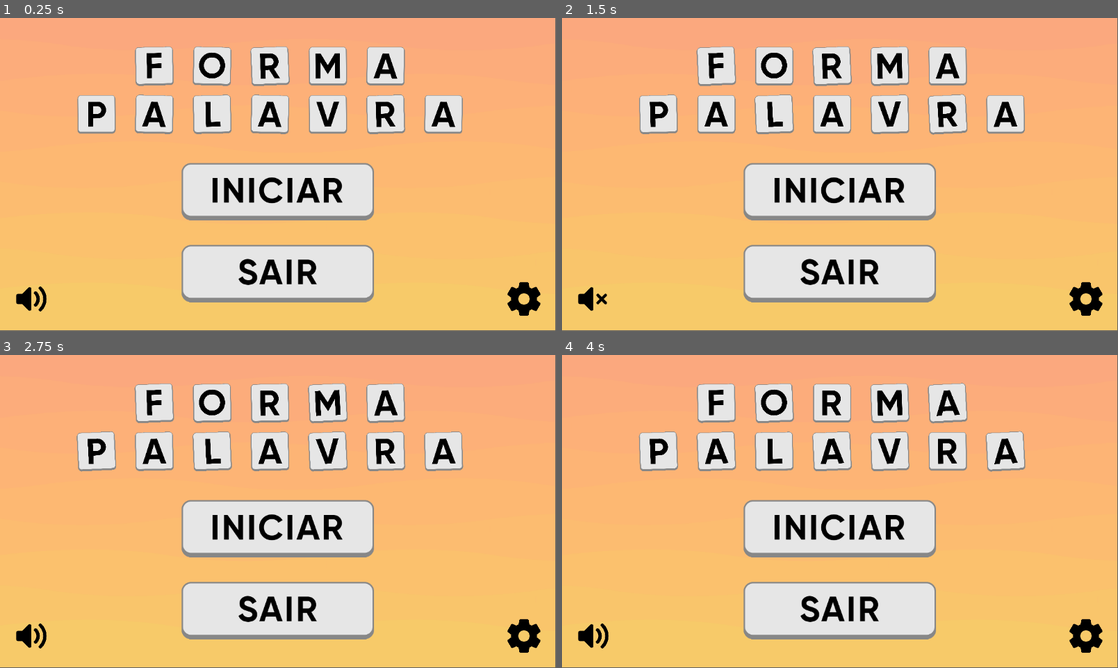
Above: before the commit, frames 1-4 (two rows, left to right).
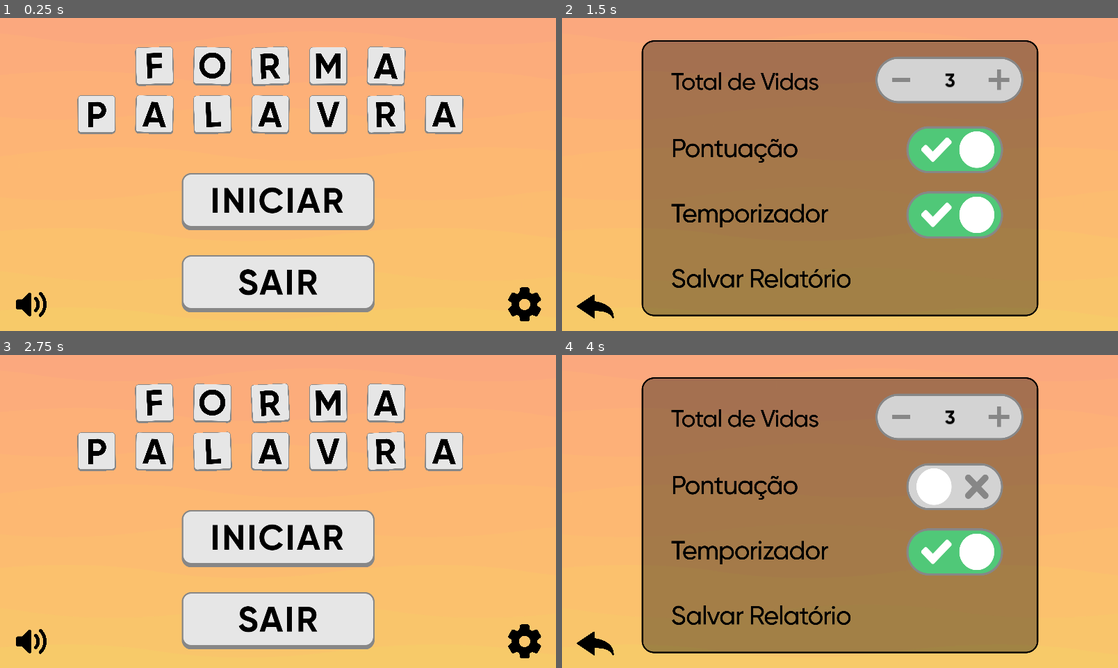
Above: after the commit, the same moments.

Repository: pinhorenan/letramania
Game: Godot game, scene res://scenes/menu.tscn
Same seed, same stepped clock (60 frames per second), same inputs: the game is played once before the commit and once after it.
Inputs (mouse positions are in pixels of both pictures, inside the frame that each line leads up to; where the layout moved, square brackets give the same spot in the first picture):
- Up to frame 1 (0.25 s): no input
- Up to frame 2 (1.5 s): click (595, 302) [595, 299] at 0.5 s; click (1084, 299) at 1.27 s
- Up to frame 3 (2.75 s): click (33, 642) at 2.02 s
- Up to frame 4 (4 s): click (1084, 639) at 2.77 s; click (979, 486) at 3.52 s
In our replay, the window is 799x449 before the commit and 800x450 after it. These sizes can differ from the game's own. Grey fills any space a smaller window leaves; there, only what the larger window draws over its background counts as a difference.

The runs differ from the first frame. In frame 1, 9.9% of the frame differs, in the area x 2-100%, y 0-97%; in frame 2, 63%, in the area x 2-100%, y 0-96%; in frame 3, 10%; in frame 4, 63%.

Commit message:
Menu 0.9.9v e Configurações 0.8.22v Ajustes da tela de menu: Agora o botao de engrenagem leva a cena de configurações. Ajustes da tela de configurações: implementados os botões de ajuste de quantidade de vidas, ativação/deativação do temporizador e da pontuação e salvamento de todas essas configurações de forma local para melhor QoL do usuário. Ajustes gerais: ajustado a interface para suportar tela cheia e janela igualmente, mudança da musica para uma versão 8bits de Fly Away do thefatrat, achei do balacobaco mas está sujeito a mudanças ainda.

Diff:
--- a/project.godot
+++ b/project.godot
@@ -13,15 +13,21 @@
 config/name="Forma Palavra"
 run/main_scene="res://scenes/menu.tscn"
 config/features=PackedStringArray("4.3", "Mobile")
-config/icon="res://Menu/letras/p.png"
+config/icon="res://recursos/letras/p.png"
 
 [audio]
 
-buses/default_bus_layout="res://scripts/default_bus_layout.tres"
+buses/default_bus_layout="res://scripts/global/default_bus_layout.tres"
 
-[global_group]
+[autoload]
 
-BotoesConfig="Botoes de configuração"
+Musica="*res://scenes/Musica.tscn"
+Configuracoes="*res://scripts/global/configsGlobal.gd"
+
+[display]
+
+window/stretch/mode="canvas_items"
+window/stretch/aspect="expand"
 
 [input]
 
--- /dev/null
+++ b/scenes/Musica.tscn
@@ -0,0 +1,9 @@
+[gd_scene load_steps=2 format=3 uid="uid://b20qatuoi127n"]
+
+[ext_resource type="AudioStream" uid="uid://7yca6go0vkgy" path="res://recursos/musicas e fontes/FlyAway8bits.mp3" id="1_awwh5"]
+
+[node name="Musica" type="AudioStreamPlayer"]
+stream = ExtResource("1_awwh5")
+volume_db = -10.0
+autoplay = true
+bus = &"Musica"
--- /dev/null
+++ b/scenes/config.tscn
@@ -0,0 +1,120 @@
+[gd_scene load_steps=9 format=3 uid="uid://klts52bc3exe"]
+
+[ext_resource type="Texture2D" uid="uid://bm2k102hr7l15" path="res://background.png" id="1_j6arj"]
+[ext_resource type="Script" path="res://scripts/configs/botoesConfig.gd" id="1_w7iws"]
+[ext_resource type="Texture2D" uid="uid://c8pjofh8erje7" path="res://recursos/config/Tela_Config.png" id="2_3f8tf"]
+[ext_resource type="Texture2D" uid="uid://dpduir8dbxkk7" path="res://recursos/config/Voltar.png" id="3_sccdn"]
+[ext_resource type="Texture2D" uid="uid://dap2csy3ys3yk" path="res://recursos/config/BotaoOff.png" id="5_ayfbt"]
+[ext_resource type="Texture2D" uid="uid://rfeqigdscj1d" path="res://recursos/config/BotaoOn.png" id="6_jrev4"]
+[ext_resource type="Script" path="res://scripts/configs/controleVida.gd" id="7_me3g6"]
+[ext_resource type="Texture2D" uid="uid://cp1vqk14mrjlb" path="res://recursos/config/BotaoQuantidade.png" id="8_evu5t"]
+
+[node name="Control" type="Control"]
+layout_mode = 3
+anchors_preset = 15
+anchor_right = 1.0
+anchor_bottom = 1.0
+grow_horizontal = 2
+grow_vertical = 2
+script = ExtResource("1_w7iws")
+
+[node name="Background" type="TextureRect" parent="."]
+layout_mode = 0
+offset_left = -68.0
+offset_top = -21.0
+offset_right = 1233.0
+offset_bottom = 711.0
+texture = ExtResource("1_j6arj")
+expand_mode = 1
+
+[node name="FundoTexto" type="Sprite2D" parent="."]
+position = Vector2(576, 332)
+scale = Vector2(0.451765, 0.45)
+texture = ExtResource("2_3f8tf")
+
+[node name="Voltar" type="Button" parent="."]
+clip_contents = true
+custom_minimum_size = Vector2(100, 100)
+layout_mode = 0
+offset_left = 30.0
+offset_top = 558.0
+offset_right = 550.0
+offset_bottom = 1078.0
+scale = Vector2(0.15, 0.15)
+focus_mode = 0
+action_mode = 0
+icon = ExtResource("3_sccdn")
+flat = true
+icon_alignment = 1
+
+[node name="Pontuação" type="TextureButton" parent="."]
+custom_minimum_size = Vector2(290, 90)
+layout_mode = 0
+offset_left = 700.0
+offset_top = 223.0
+offset_right = 990.0
+offset_bottom = 313.0
+scale = Vector2(1.1, 1.1)
+toggle_mode = true
+button_pressed = true
+texture_normal = ExtResource("5_ayfbt")
+texture_pressed = ExtResource("6_jrev4")
+ignore_texture_size = true
+stretch_mode = 0
+
+[node name="Temporizador" type="TextureButton" parent="."]
+custom_minimum_size = Vector2(290, 90)
+layout_mode = 0
+offset_left = 700.0
+offset_top = 358.0
+offset_right = 990.0
+offset_bottom = 448.0
+scale = Vector2(1.1, 1.1)
+toggle_mode = true
+button_pressed = true
+texture_normal = ExtResource("5_ayfbt")
+texture_pressed = ExtResource("6_jrev4")
+ignore_texture_size = true
+stretch_mode = 0
+
+[node name="ControleVidas" type="Control" parent="."]
+anchors_preset = 0
+offset_right = 40.0
+offset_bottom = 40.0
+script = ExtResource("7_me3g6")
+
+[node name="BotaoVidas" type="Sprite2D" parent="ControleVidas"]
+position = Vector2(800, 128)
+scale = Vector2(0.5, 0.5)
+texture = ExtResource("8_evu5t")
+
+[node name="AumentarVidas" type="Button" parent="ControleVidas"]
+layout_mode = 0
+offset_left = 852.0
+offset_top = 82.0
+offset_right = 951.0
+offset_bottom = 175.0
+flat = true
+
+[node name="DiminuirVidas" type="Button" parent="ControleVidas"]
+layout_mode = 0
+offset_left = 654.0
+offset_top = 82.0
+offset_right = 753.0
+offset_bottom = 174.0
+flat = true
+
+[node name="Vidas" type="Label" parent="ControleVidas"]
+layout_mode = 0
+offset_left = 765.0
+offset_top = 112.0
+offset_right = 844.0
+offset_bottom = 154.0
+horizontal_alignment = 1
+vertical_alignment = 1
+autowrap_mode = 2
+ellipsis_char = ""
+
+[connection signal="pressed" from="Voltar" to="." method="_on_voltar_pressed"]
+[connection signal="pressed" from="Pontuação" to="ControleVidas" method="_on_pontuação_pressed"]
+[connection signal="toggled" from="Temporizador" to="." method="_on_temporizador_toggled"]
--- a/scenes/menu.tscn
+++ b/scenes/menu.tscn
@@ -1,27 +1,25 @@
-[gd_scene load_steps=23 format=3 uid="uid://b4pw1nhcnhfnr"]
+[gd_scene load_steps=21 format=3 uid="uid://b4pw1nhcnhfnr"]
 
 [ext_resource type="Texture2D" uid="uid://bm2k102hr7l15" path="res://background.png" id="1_04q62"]
-[ext_resource type="AudioStream" uid="uid://l6w5t5jvfilm" path="res://Musica.mp3" id="2_hcp4p"]
-[ext_resource type="Texture2D" uid="uid://43koqftg6bdf" path="res://Menu/Botões/IniciarBase.png" id="3_w46fu"]
-[ext_resource type="Texture2D" uid="uid://osti8074u6kb" path="res://Menu/Botões/IniciarPressed.png" id="4_hsc1j"]
-[ext_resource type="Texture2D" uid="uid://r814d3g8xu4d" path="res://Menu/Botões/IniciarHighlight.png" id="5_hm2o2"]
-[ext_resource type="Texture2D" uid="uid://bbie1elr8c2lx" path="res://Menu/Botões/SairBase.png" id="6_phrpi"]
-[ext_resource type="Texture2D" uid="uid://cikvdk570qy0t" path="res://Menu/Botões/SairPressed.png" id="7_epbvh"]
-[ext_resource type="Texture2D" uid="uid://b2716ysh5gmot" path="res://Menu/Botões/SairHighlight.png" id="8_6l7ad"]
-[ext_resource type="Script" path="res://scripts/sair.gd" id="9_ibr7c"]
-[ext_resource type="Texture2D" uid="uid://dtusgt8y1h4fi" path="res://Menu/Botões/VolumeLigado.png" id="10_w364o"]
-[ext_resource type="Texture2D" uid="uid://dyc66xpyc3fm0" path="res://Menu/Botões/VolumeDesligado.png" id="11_njevh"]
-[ext_resource type="Script" path="res://scripts/Musica_on_off.gd" id="12_12rrd"]
-[ext_resource type="Texture2D" uid="uid://nqbcjwwt8lf6" path="res://Menu/Botões/Configuração.png" id="13_m2x8x"]
-[ext_resource type="Texture2D" uid="uid://c81ntatbx84im" path="res://Menu/letras/f.png" id="14_t4tlp"]
-[ext_resource type="Script" path="res://scripts/girando.gd" id="15_0vx88"]
-[ext_resource type="Texture2D" uid="uid://bvrcbvavjobie" path="res://Menu/letras/o.png" id="16_str0a"]
-[ext_resource type="Texture2D" uid="uid://dadwlsm5lbuyn" path="res://Menu/letras/r.png" id="17_p1gw0"]
-[ext_resource type="Texture2D" uid="uid://cxn7bo4qgwsn4" path="res://Menu/letras/m.png" id="18_d7kp2"]
-[ext_resource type="Texture2D" uid="uid://c5qjutpc0vobl" path="res://Menu/letras/a.png" id="19_gpfhg"]
-[ext_resource type="Texture2D" uid="uid://cym5f2qsfpxig" path="res://Menu/letras/p.png" id="20_213ko"]
-[ext_resource type="Texture2D" uid="uid://b2wmbjvsu72xr" path="res://Menu/letras/l.png" id="21_xdyxl"]
-[ext_resource type="Texture2D" uid="uid://bkduj3o8acbx5" path="res://Menu/letras/v.png" id="22_xuaro"]
+[ext_resource type="Script" path="res://scripts/menu/botoesMenu.gd" id="1_qvqax"]
+[ext_resource type="Texture2D" uid="uid://43koqftg6bdf" path="res://recursos/menu/Botões/IniciarBase.png" id="3_w46fu"]
+[ext_resource type="Texture2D" uid="uid://osti8074u6kb" path="res://recursos/menu/Botões/IniciarPressed.png" id="4_hsc1j"]
+[ext_resource type="Texture2D" uid="uid://r814d3g8xu4d" path="res://recursos/menu/Botões/IniciarHighlight.png" id="5_hm2o2"]
+[ext_resource type="Texture2D" uid="uid://bbie1elr8c2lx" path="res://recursos/menu/Botões/SairBase.png" id="6_phrpi"]
+[ext_resource type="Texture2D" uid="uid://cikvdk570qy0t" path="res://recursos/menu/Botões/SairPressed.png" id="7_epbvh"]
+[ext_resource type="Texture2D" uid="uid://b2716ysh5gmot" path="res://recursos/menu/Botões/SairHighlight.png" id="8_6l7ad"]
+[ext_resource type="Texture2D" uid="uid://dtusgt8y1h4fi" path="res://recursos/menu/Botões/VolumeLigado.png" id="10_w364o"]
+[ext_resource type="Texture2D" uid="uid://dyc66xpyc3fm0" path="res://recursos/menu/Botões/VolumeDesligado.png" id="11_njevh"]
+[ext_resource type="Texture2D" uid="uid://nqbcjwwt8lf6" path="res://recursos/menu/Botões/Configuração.png" id="13_m2x8x"]
+[ext_resource type="Texture2D" uid="uid://c81ntatbx84im" path="res://recursos/letras/f.png" id="14_t4tlp"]
+[ext_resource type="Script" path="res://scripts/menu/girando.gd" id="15_0vx88"]
+[ext_resource type="Texture2D" uid="uid://bvrcbvavjobie" path="res://recursos/letras/o.png" id="16_str0a"]
+[ext_resource type="Texture2D" uid="uid://dadwlsm5lbuyn" path="res://recursos/letras/r.png" id="17_p1gw0"]
+[ext_resource type="Texture2D" uid="uid://cxn7bo4qgwsn4" path="res://recursos/letras/m.png" id="18_d7kp2"]
+[ext_resource type="Texture2D" uid="uid://c5qjutpc0vobl" path="res://recursos/letras/a.png" id="19_gpfhg"]
+[ext_resource type="Texture2D" uid="uid://cym5f2qsfpxig" path="res://recursos/letras/p.png" id="20_213ko"]
+[ext_resource type="Texture2D" uid="uid://b2wmbjvsu72xr" path="res://recursos/letras/l.png" id="21_xdyxl"]
+[ext_resource type="Texture2D" uid="uid://bkduj3o8acbx5" path="res://recursos/letras/v.png" id="22_xuaro"]
 
 [node name="Control" type="Control"]
 layout_mode = 3
@@ -30,19 +28,16 @@
 anchor_bottom = 1.0
 grow_horizontal = 2
 grow_vertical = 2
+script = ExtResource("1_qvqax")
 
 [node name="Background" type="TextureRect" parent="."]
 layout_mode = 0
-offset_right = 1152.0
-offset_bottom = 648.0
+offset_left = -68.0
+offset_top = -21.0
+offset_right = 1233.0
+offset_bottom = 711.0
 texture = ExtResource("1_04q62")
 expand_mode = 1
-
-[node name="Musica" type="AudioStreamPlayer" parent="."]
-stream = ExtResource("2_hcp4p")
-volume_db = -25.0
-autoplay = true
-bus = &"Musica"
 
 [node name="Botoes" type="Control" parent="."]
 anchors_preset = 0
@@ -58,9 +53,9 @@
 anchor_right = 0.5
 anchor_bottom = 0.5
 offset_left = 356.0
-offset_top = 280.0
+offset_top = 300.0
 offset_right = 756.0
-offset_bottom = 400.0
+offset_bottom = 420.0
 grow_horizontal = 2
 grow_vertical = 2
 texture_normal = ExtResource("3_w46fu")
@@ -78,9 +73,9 @@
 anchor_right = 0.5
 anchor_bottom = 0.5
 offset_left = 356.0
-offset_top = 450.0
+offset_top = 470.0
 offset_right = 756.0
-offset_bottom = 570.0
+offset_bottom = 590.0
 grow_horizontal = 2
 grow_vertical = 2
 texture_normal = ExtResource("6_phrpi")
@@ -88,18 +83,17 @@
 texture_hover = ExtResource("8_6l7ad")
 ignore_texture_size = true
 stretch_mode = 5
-script = ExtResource("9_ibr7c")
-
-[node name="MusgaOnOff" type="TextureButton" parent="Botoes" groups=["BotoesConfig"]]
+
+[node name="MusgaOnOff" type="TextureButton" parent="Botoes"]
 custom_minimum_size = Vector2(70, 70)
 layout_mode = 1
 anchors_preset = 2
 anchor_top = 1.0
 anchor_bottom = 1.0
 offset_left = 30.0
-offset_top = 508.0
+offset_top = 518.0
 offset_right = 100.0
-offset_bottom = 578.0
+offset_bottom = 588.0
 grow_vertical = 0
 focus_mode = 0
 toggle_mode = true
@@ -110,9 +104,8 @@
 texture_pressed = ExtResource("11_njevh")
 ignore_texture_size = true
 stretch_mode = 5
-script = ExtResource("12_12rrd")
-
-[node name="MusgaOnOff2" type="TextureButton" parent="Botoes" groups=["BotoesConfig"]]
+
+[node name="Configuraçoes" type="TextureButton" parent="Botoes"]
 custom_minimum_size = Vector2(70, 70)
 layout_mode = 1
 anchors_preset = 3
@@ -121,9 +114,9 @@
 anchor_right = 1.0
 anchor_bottom = 1.0
 offset_left = 1012.0
-offset_top = 508.0
+offset_top = 518.0
 offset_right = 1082.0
-offset_bottom = 578.0
+offset_bottom = 588.0
 grow_horizontal = 0
 grow_vertical = 0
 focus_mode = 0
@@ -135,88 +128,78 @@
 stretch_mode = 5
 
 [node name="Titulo" type="Node2D" parent="."]
+script = ExtResource("15_0vx88")
 
 [node name="F" type="Sprite2D" parent="Titulo"]
 position = Vector2(320, 100)
 rotation = -0.0174533
 scale = Vector2(0.2, 0.2)
 texture = ExtResource("14_t4tlp")
-script = ExtResource("15_0vx88")
 
 [node name="O" type="Sprite2D" parent="Titulo"]
 position = Vector2(440, 100)
 rotation = 0.0261799
 scale = Vector2(0.2, 0.2)
 texture = ExtResource("16_str0a")
-script = ExtResource("15_0vx88")
 
 [node name="R" type="Sprite2D" parent="Titulo"]
 position = Vector2(560, 100)
 rotation = -0.0349066
 scale = Vector2(0.2, 0.2)
 texture = ExtResource("17_p1gw0")
-script = ExtResource("15_0vx88")
 
 [node name="M" type="Sprite2D" parent="Titulo"]
 position = Vector2(680, 100)
 scale = Vector2(0.2, 0.2)
 texture = ExtResource("18_d7kp2")
-script = ExtResource("15_0vx88")
 
 [node name="A" type="Sprite2D" parent="Titulo"]
 position = Vector2(800, 100)
-rotation = 0.0174533
-scale = Vector2(0.2, 0.2)
-texture = ExtResource("19_gpfhg")
-script = ExtResource("15_0vx88")
+rotation = 0.0349066
+scale = Vector2(0.2, 0.2)
+texture = ExtResource("19_gpfhg")
 
 [node name="A2" type="Sprite2D" parent="Titulo"]
 position = Vector2(320, 200)
 rotation = 0.0261799
 scale = Vector2(0.2, 0.2)
 texture = ExtResource("19_gpfhg")
-script = ExtResource("15_0vx88")
 
 [node name="P" type="Sprite2D" parent="Titulo"]
 position = Vector2(200, 200)
 scale = Vector2(0.2, 0.2)
 texture = ExtResource("20_213ko")
-script = ExtResource("15_0vx88")
 
 [node name="L" type="Sprite2D" parent="Titulo"]
 position = Vector2(440, 200)
 rotation = -0.0174533
 scale = Vector2(0.2, 0.2)
 texture = ExtResource("21_xdyxl")
-script = ExtResource("15_0vx88")
 
 [node name="A3" type="Sprite2D" parent="Titulo"]
 position = Vector2(560, 200)
 rotation = 0.0261799
 scale = Vector2(0.2, 0.2)
 texture = ExtResource("19_gpfhg")
-script = ExtResource("15_0vx88")
 
 [node name="V" type="Sprite2D" parent="Titulo"]
 position = Vector2(680, 200)
 scale = Vector2(0.2, 0.2)
 texture = ExtResource("22_xuaro")
-script = ExtResource("15_0vx88")
 
 [node name="R2" type="Sprite2D" parent="Titulo"]
 position = Vector2(800, 200)
 rotation = -0.0261799
 scale = Vector2(0.2, 0.2)
 texture = ExtResource("17_p1gw0")
-script = ExtResource("15_0vx88")
 
 [node name="A4" type="Sprite2D" parent="Titulo"]
 position = Vector2(920, 200)
 rotation = 0.0174533
 scale = Vector2(0.2, 0.2)
 texture = ExtResource("19_gpfhg")
-script = ExtResource("15_0vx88")
-
-[connection signal="pressed" from="Botoes/Sair" to="Botoes/Sair" method="_on_pressed"]
+
+[connection signal="pressed" from="Botoes/Sair" to="." method="_on_sair_pressed"]
+[connection signal="pressed" from="Botoes/MusgaOnOff" to="." method="_on_musga_on_off_pressed"]
 [connection signal="pressed" from="Botoes/MusgaOnOff" to="Botoes/MusgaOnOff" method="_on_pressed"]
-[connection signal="pressed" from="Botoes/MusgaOnOff2" to="Botoes/MusgaOnOff2" method="_on_pressed"]
+[connection signal="pressed" from="Botoes/Configuraçoes" to="." method="_on_configuraçoes_pressed"]
--- a/scripts/Musica_on_off.gd
+++ /dev/null
@@ -1,11 +0,0 @@
-extends TextureButton
-
-@export var bus_name: String = "Musica"  # Permite definir o nome do bus no editor
-var musica: int
-
-func _ready() -> void:
-	musica = AudioServer.get_bus_index(bus_name)
-
-func _on_pressed() -> void:
-	var is_muted = AudioServer.is_bus_mute(musica)
-	AudioServer.set_bus_mute(musica, not is_muted)
--- /dev/null
+++ b/scripts/configs/botoesConfig.gd
@@ -0,0 +1,26 @@
+extends Control
+
+@onready var botao_pontuacao = $"Pontuação"  # Substitua pelo caminho real do seu botão
+@onready var botao_temporizador = $"Temporizador"
+
+func _ready() -> void:
+	# Carrega o estado salvo ao iniciar
+	botao_pontuacao.button_pressed = Configuracoes.config.get("pontuacao_ativada", true)
+	botao_temporizador.button_pressed = Configuracoes.config.get("temporizador_ativado", true)
+
+	# Conecta o sinal de toggle se for CheckBox/Button toggle
+	if botao_pontuacao is BaseButton:
+		botao_pontuacao.toggled.connect(_on_pontuacao_toggled)
+	if botao_temporizador is BaseButton:
+		botao_temporizador.toggled.connect(_on_temporizador_toggled)
+
+func _on_pontuacao_toggled(ativado: bool) -> void:
+	Configuracoes.config.pontuacao_ativada = ativado
+	Configuracoes.salvar_configuracoes()
+
+func _on_temporizador_toggled(ativado: bool) -> void:
+	Configuracoes.config.temporizador_ativado = ativado
+	Configuracoes.salvar_configuracoes()
+
+func _on_voltar_pressed() -> void:
+	get_tree().change_scene_to_file("res://scenes/menu.tscn")
--- /dev/null
+++ b/scripts/configs/controleVida.gd
@@ -0,0 +1,51 @@
+extends Control
+
+# Referências para os botões e o label
+@onready var label = $Vidas
+@onready var btn_aumentar = $AumentarVidas
+@onready var btn_diminuir = $DiminuirVidas
+
+var vidas_iniciais: int:
+	set(value):
+		# Garante que o valor sempre fique entre 1 e 99
+		value = clampi(value, 1, 99)
+		Configuracoes.config.vidas = value
+		Configuracoes.salvar_configuracoes()
+		label.text = str(value)
+	get:
+		return Configuracoes.config.vidas
+
+func _ready():
+
+	vidas_iniciais = Configuracoes.config.vidas
+	label.text = str(vidas_iniciais)
+
+	# Configurações do Label (Godot 4)
+	var label_settings = LabelSettings.new()
+	var fonte = load("res://recursos/musicas e fontes/Gilroy-Bold.ttf")
+	label_settings.font = fonte
+	label_settings.font_size = 40
+	label_settings.font_color = Color.BLACK
+	label.label_settings = label_settings
+
+	# Conectar os sinais dos botões
+	btn_aumentar.connect("pressed", _aumentar_vidas)
+	btn_diminuir.connect("pressed", _diminuir_vidas)
+
+# Função para atualizar o label com a quantidade de vidas
+func atualizar_vidas():
+	Configuracoes.salvar_configuracoes()
+	label.text = str(vidas_iniciais)  # Atualiza o texto do Label
+
+# Função chamada quando o botão de aumentar é pressionado
+func _aumentar_vidas():
+	if Configuracoes.config.vidas == 99:
+		vidas_iniciais = 1
+	else:
+		vidas_iniciais += 1
+
+func _diminuir_vidas():
+	if Configuracoes.config.vidas == 1:
+		vidas_iniciais = 99
+	else:
+		vidas_iniciais -= 1
--- a/scripts/girando.gd
+++ /dev/null
@@ -1,13 +0,0 @@
-extends Sprite2D
-
-var indo = true  # Correção: Não precisa de "bool" explícito
-
-func _process(delta: float) -> void:
-	if indo:
-		rotation_degrees -= 1 * delta  # Movimento mais perceptível
-		if rotation_degrees <= -3:  # Quando atinge -3, inverte
-			indo = false
-	else:
-		rotation_degrees += 1 * delta  # Movimento na outra direção
-		if rotation_degrees >= 3:  # Quando atinge 3, inverte
-			indo = true
--- /dev/null
+++ b/scripts/global/configsGlobal.gd
@@ -0,0 +1,34 @@
+extends Node
+
+# Valores padrão
+var config = {
+	"vidas": 3,
+	"pontuacao_ativada": true,
+	"temporizador_ativado": true
+}
+
+# Caminho do arquivo de configuração
+var config_path = "user://configuracao.cfg"
+
+func _ready():
+	carregar_configuracoes()
+
+# Salva as configurações em disco
+func salvar_configuracoes():
+	var config_file = ConfigFile.new()
+	config_file.set_value("config", "vidas", config.vidas)
+	config_file.set_value("config", "pontuacao_ativada", config.pontuacao_ativada)
+	config_file.set_value("config", "temporizador_ativado", config.temporizador_ativado)
+	config_file.save(config_path)
+
+# Carrega as configurações do disco
+func carregar_configuracoes():
+	var config_file = ConfigFile.new()
+	var erro = config_file.load(config_path)
+
+	if erro == OK:
+		config.vidas = config_file.get_value("config", "vidas", 3)
+		config.pontuacao_ativada = config_file.get_value("config", "pontuacao_ativada", true)
+		config.temporizador_ativado = config_file.get_value("config", "temporizador_ativado", false)
+	else:
+		salvar_configuracoes()  # Cria arquivo com valores padrão
--- /dev/null
+++ b/scripts/menu/botoesMenu.gd
@@ -0,0 +1,18 @@
+extends Control
+
+@export var bus_name: String = "Musica"  # Permite definir o nome do bus no editor
+var musica: int
+
+# Called when the node enters the scene tree for the first time.
+func _ready() -> void:
+	musica = AudioServer.get_bus_index(bus_name)
+
+func _on_sair_pressed() -> void:
+	get_tree().quit()
+
+func _on_musga_on_off_pressed() -> void:
+	var is_muted = AudioServer.is_bus_mute(musica)
+	AudioServer.set_bus_mute(musica, not is_muted)
+
+func _on_configuraçoes_pressed() -> void:
+	get_tree().change_scene_to_file("res://scenes/config.tscn")
--- /dev/null
+++ b/scripts/menu/girando.gd
@@ -0,0 +1,23 @@
+extends Node2D
+
+# Dicionário para guardar o estado de cada filho
+var estados_filhos = {}
+
+func _ready():
+	# Inicializa o estado para cada filho
+	for filho in get_children():
+		if filho is Node2D:
+			estados_filhos[filho] = true  # Valor inicial de 'indo'
+
+func _process(delta: float) -> void:
+	for filho in estados_filhos:
+		var indo = estados_filhos[filho]
+
+		if indo:
+			filho.rotation_degrees -= 1 * delta
+			if filho.rotation_degrees <= -3:
+				estados_filhos[filho] = false
+		else:
+			filho.rotation_degrees += 1 * delta
+			if filho.rotation_degrees >= 3:
+				estados_filhos[filho] = true
--- a/scripts/sair.gd
+++ /dev/null
@@ -1,4 +0,0 @@
-extends TextureButton
-
-func _on_pressed() -> void:
-	get_tree().quit()
Not shown, removed: Menu/Botões/Configuração.png.import
Not shown, removed: Menu/Botões/IniciarBase.png.import
Not shown, removed: Menu/Botões/IniciarHighlight.png.import
Not shown, removed: Menu/Botões/IniciarPressed.png.import
Not shown, removed: Menu/Botões/SairBase.png.import
Not shown, removed: Menu/Botões/SairHighlight.png.import
Not shown, removed: Menu/Botões/SairPressed.png.import
Not shown, removed: Menu/Botões/VolumeDesligado.png.import
Not shown, removed: Menu/Botões/VolumeLigado.png.import
Not shown, removed: Menu/letras/a.png.import
Not shown, removed: Menu/letras/f.png.import
Not shown, removed: Menu/letras/l.png.import
(and 88 more such lines)
